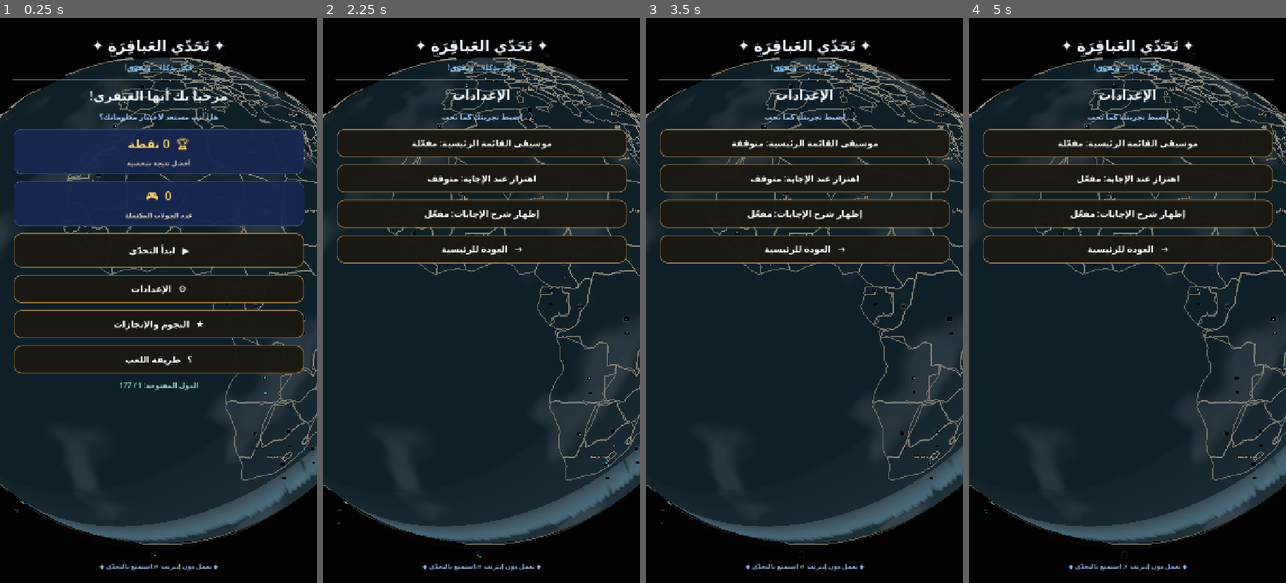
Above: before the commit, frames 1-4 (left to right).
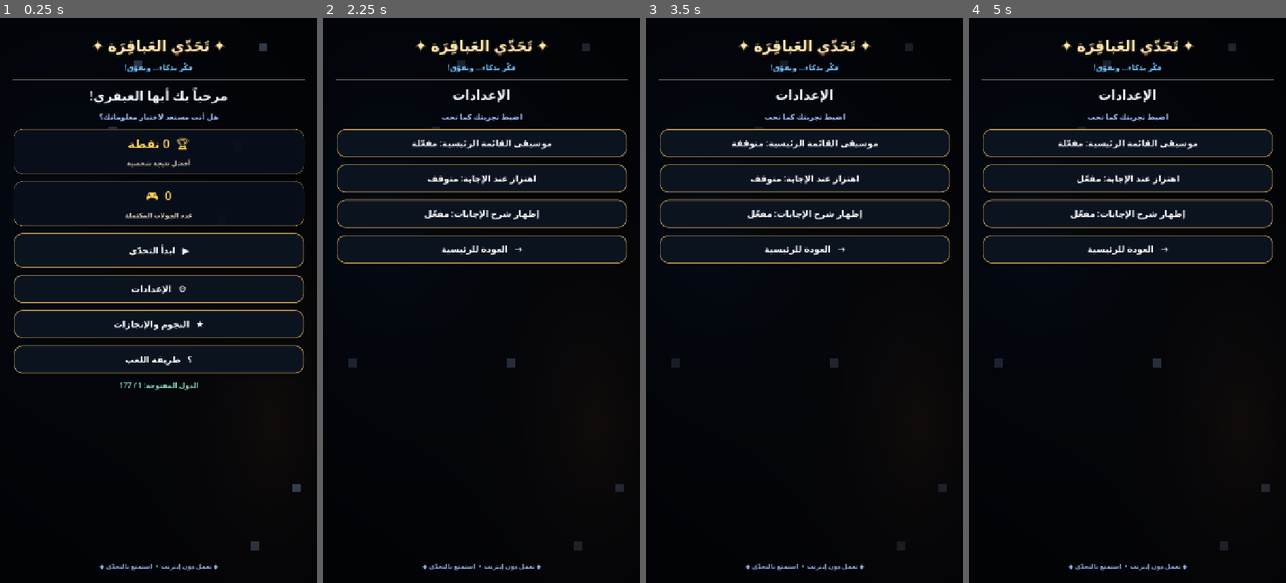
Above: after the commit, the same moments.

Repository: mahdialloui01-art/challenge-
Game: Godot game, scene res://scenes/main.tscn
The game is run twice, just before and just after one commit, with the same random seed, the same clock (stepped at 60 frames per second) and the same inputs.
Inputs:
- Up to frame 1 (0.25 s): no input
- Up to frame 2 (2.25 s): click "▶ ابدأ التحدّي" at 0.5 s; click "⌂ الرئيسية" at 1.25 s; click "⚙ الإعدادات" at 2 s
- Up to frame 3 (3.5 s): click "موسيقى القائمة الرئيسية: مفعّ…" at 2.75 s
- Up to frame 4 (5 s): click "موسيقى القائمة الرئيسية: متوق…" at 3.5 s; click "اهتزاز عند الإجابة: متوقف" at 4.25 s

The runs differ from the first frame. In frame 1, 59% of the frame differs, in the area x 0-100%, y 3-98%; in frame 2, 58%; in frame 3, 58%; in frame 4, 58%.

Commit message:
Upgrade premium graphics and UI
Add cosmic background, refine typography, and polish UI cards and buttons. Godot import, startup, globe runtime, and Android export checks passed.

Diff:
--- a/scripts/main.gd
+++ b/scripts/main.gd
@@ -451,9 +451,41 @@
     layer.add_child(root)
     interface_root = root
 
+    # Lightweight premium cosmic background for Android GL Compatibility.
+    var backdrop := ColorRect.new()
+    backdrop.name = "PremiumCosmicBackdrop"
+    backdrop.set_anchors_and_offsets_preset(Control.PRESET_FULL_RECT)
+    backdrop.mouse_filter = Control.MOUSE_FILTER_IGNORE
+    var backdrop_shader := Shader.new()
+    backdrop_shader.code = """shader_type canvas_item;
+void fragment() {
+    vec2 uv = SCREEN_UV;
+    vec2 p = uv - vec2(0.5, 0.48);
+    float vignette = (1.0 - smoothstep(0.12, 0.92, length(p * vec2(0.82, 1.0))));
+    float blue_halo = exp(-length((uv - vec2(0.18, 0.34)) * vec2(1.0, 1.25)) * 4.2);
+    float gold_halo = exp(-length((uv - vec2(0.86, 0.72)) * vec2(1.1, 1.0)) * 5.0);
+    vec3 base = vec3(0.010, 0.016, 0.034);
+    base += vec3(0.018, 0.060, 0.115) * blue_halo;
+    base += vec3(0.095, 0.055, 0.018) * gold_halo;
+    vec2 grid = floor(uv * vec2(38.0, 68.0));
+    float seed = fract(sin(dot(grid, vec2(127.1, 311.7))) * 43758.5453);
+    float star = step(0.994, seed) * (0.35 + 0.65 * fract(seed * 91.7));
+    float shimmer = 0.72 + 0.28 * sin(TIME * 0.7 + seed * 40.0);
+    base += vec3(0.48, 0.58, 0.72) * star * shimmer;
+    base *= 0.72 + 0.28 * vignette;
+    COLOR = vec4(base, 1.0);
+}
+"""
+    var backdrop_material := ShaderMaterial.new()
+    backdrop_material.shader = backdrop_shader
+    backdrop.material = backdrop_material
+    root.add_child(backdrop)
+
     var tint := ColorRect.new()
+    tint.name = "AtmosphericOverlay"
     tint.set_anchors_and_offsets_preset(Control.PRESET_FULL_RECT)
-    tint.color = Color(0.018, 0.017, 0.014, 0.28)
+    tint.mouse_filter = Control.MOUSE_FILTER_IGNORE
+    tint.color = Color(0.006, 0.010, 0.022, 0.34)
     root.add_child(tint)
 
     var margin := MarginContainer.new()
@@ -473,7 +505,11 @@
     brand.text = "✦ تَحَدّي العَباقِرَة ✦"
     brand.horizontal_alignment = HORIZONTAL_ALIGNMENT_CENTER
     brand.add_theme_font_size_override("font_size", 34)
-    brand.add_theme_color_override("font_color", Color(0.93, 0.96, 1.0))
+    brand.add_theme_color_override("font_color", Color(1.0, 0.91, 0.70))
+    brand.add_theme_color_override("font_shadow_color", Color(0.20, 0.12, 0.035, 0.90))
+    brand.add_theme_constant_override("shadow_offset_x", 0)
+    brand.add_theme_constant_override("shadow_offset_y", 3)
+    brand.add_theme_constant_override("shadow_outline_size", 2)
     page.add_child(brand)
 
     var tagline := Label.new()
@@ -531,10 +567,13 @@
 func _add_stat_card(caption: String, value: String) -> void:
     var card := PanelContainer.new()
     var style := StyleBoxFlat.new()
-    style.bg_color = Color(0.09, 0.15, 0.31, 0.94)
-    style.border_color = Color(0.25, 0.43, 0.78, 0.85)
+    style.bg_color = Color(0.035, 0.060, 0.105, 0.94)
+    style.border_color = Color(0.66, 0.51, 0.27, 0.88)
     style.set_border_width_all(1)
-    style.set_corner_radius_all(18)
+    style.set_corner_radius_all(20)
+    style.shadow_color = Color(0.0, 0.0, 0.0, 0.34)
+    style.shadow_size = 8
+    style.shadow_offset = Vector2(0, 4)
     style.content_margin_left = 18
     style.content_margin_right = 18
     style.content_margin_top = 14
@@ -1340,17 +1379,22 @@
     button.add_theme_color_override("font_color", Color.WHITE)
     button.add_theme_color_override("font_hover_color", Color(1.0, 0.88, 0.66))
     var normal := StyleBoxFlat.new()
-    normal.bg_color = Color(0.105, 0.094, 0.071, 0.97)
-    normal.border_color = Color(0.62, 0.48, 0.25, 0.92)
+    normal.bg_color = Color(0.045, 0.075, 0.125, 0.98)
+    normal.border_color = Color(0.72, 0.57, 0.31, 0.96)
     normal.set_border_width_all(2)
-    normal.set_corner_radius_all(18)
+    normal.set_corner_radius_all(20)
+    normal.shadow_color = Color(0.0, 0.0, 0.0, 0.38)
+    normal.shadow_size = 7
+    normal.shadow_offset = Vector2(0, 3)
     normal.content_margin_left = 18
     normal.content_margin_right = 18
     normal.content_margin_top = 8
     normal.content_margin_bottom = 8
     button.add_theme_stylebox_override("normal", normal)
     var hover := normal.duplicate()
-    hover.bg_color = Color(0.17, 0.28, 0.52, 1.0)
+    hover.bg_color = Color(0.105, 0.18, 0.29, 1.0)
+    hover.border_color = Color(1.0, 0.82, 0.48, 1.0)
+    hover.shadow_size = 10
     button.add_theme_stylebox_override("hover", hover)
     button.add_theme_stylebox_override("pressed", hover)
     var disabled_style := normal.duplicate()
